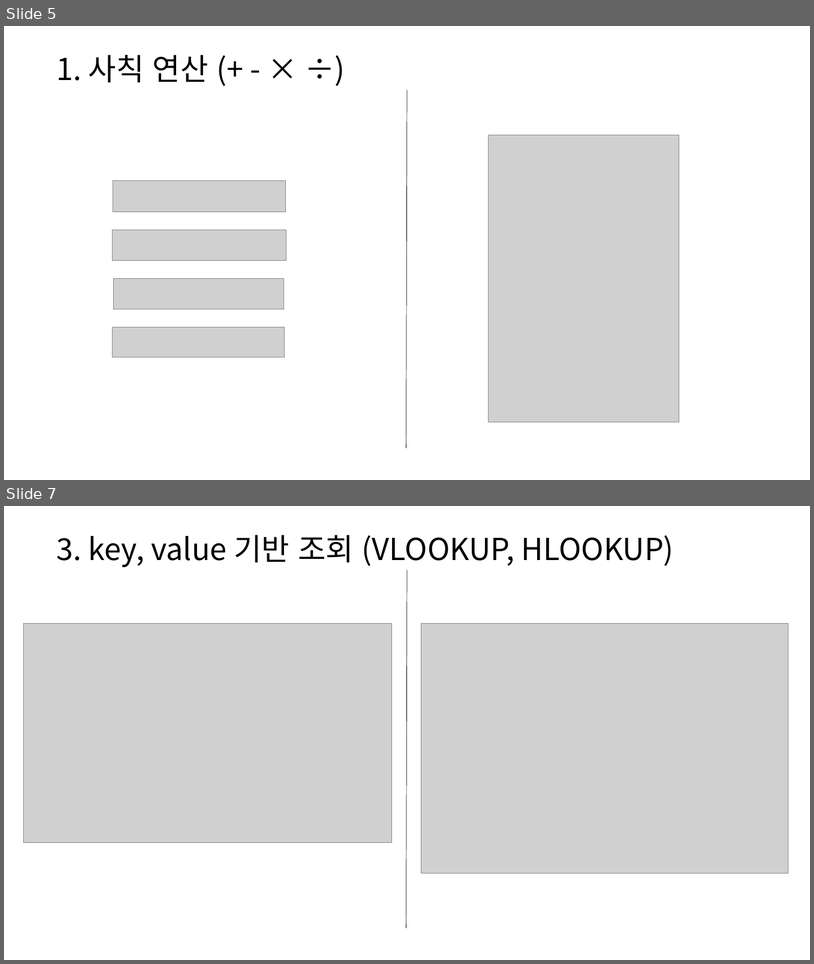
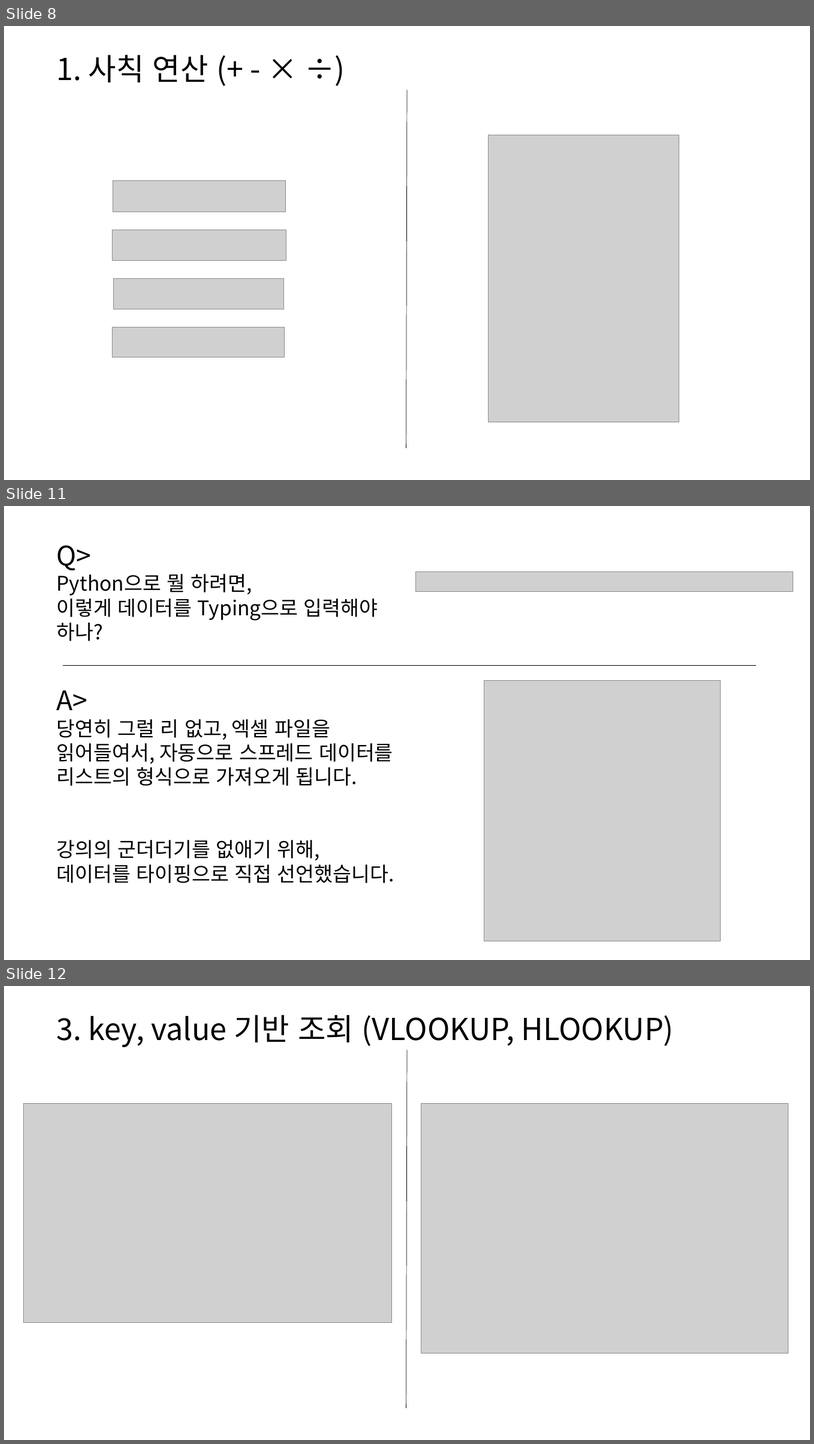
Before and after one commit to hnanmal/mkcljpt_volume, a slide deck: documentum/건축심화세미나(2022)/이벤트 특강/파이썬 모양만 다른 엑셀.pptx. Shown one above the other, each under a label of ours: slides 5 and 7 before the commit, slides 8, 11 and 12 after it; the slides between them are not shown. The pictures are 814x964 and 814x1444 pixels, drawn with LibreOffice and Linux fonts; fonts in the diff are those of the drawing; grey boxes stand for pictures. Boxes give left, top, right and bottom in pixels: in the first picture for what was removed or moved away, otherwise in the second. Text is boxed around its words. In the diff, an @@ line names an element or a change of style, - is before the commit and + after.

```diff
--- a/documentum/건축심화세미나(2022)/이벤트 특강/파이썬 모양만 다른 엑셀.pptx
+++ b/documentum/건축심화세미나(2022)/이벤트 특강/파이썬 모양만 다른 엑셀.pptx
@@ slide 11 added at bbox=[4, 506, 810, 960], background #FFFFFF @@
@@ text added at bbox=[57, 545, 378, 641], 24 pt, text #000000 @@
+Q>
+Python으로 뭘 하려면,
+이렇게 데이터를 Typing으로 입력해야 하나?
@@ picture added at bbox=[416, 571, 794, 591] @@
@@ line added from (63, 665) to (756, 665), #000000 0.5 pt @@
@@ picture added at bbox=[485, 681, 722, 942] @@
@@ text added at bbox=[57, 690, 395, 883], 24 pt, text #000000 @@
+A>
+당연히 그럴 리 없고, 엑셀 파일을 읽어들여서, 자동으로 스프레드 데이터를 리스트의 형식으로 가져오게 됩니다.
+강의의 군더더기를 없애기 위해,
+데이터를 타이핑으로 직접 선언했습니다.
@@ what was slide 5 is now slide 8 @@
@@ what was slide 7 is now slide 12 @@
```
Also in this commit, not shown: 4 slides changed, 17 other slides added, 5 slides removed, 1 other file.
